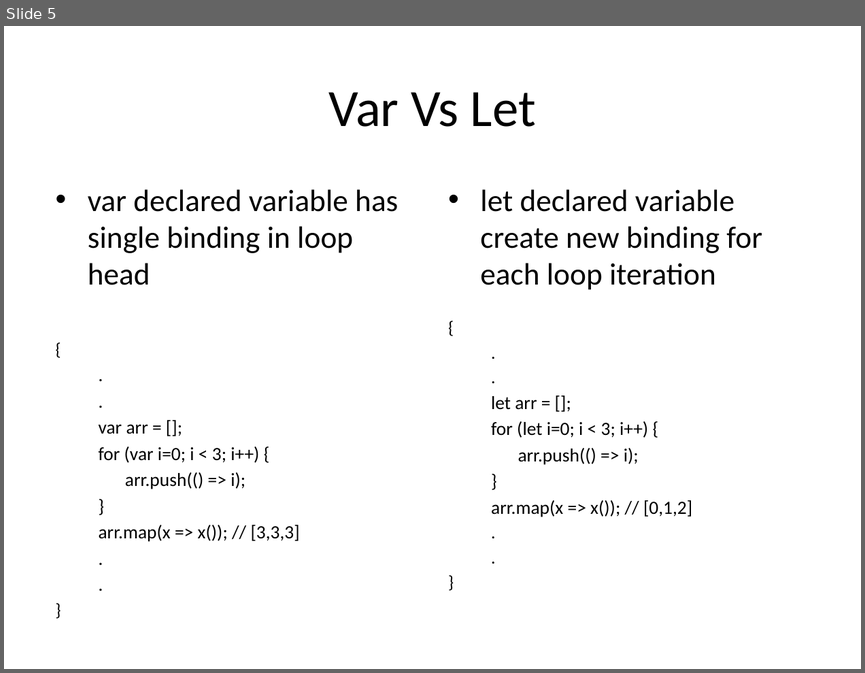
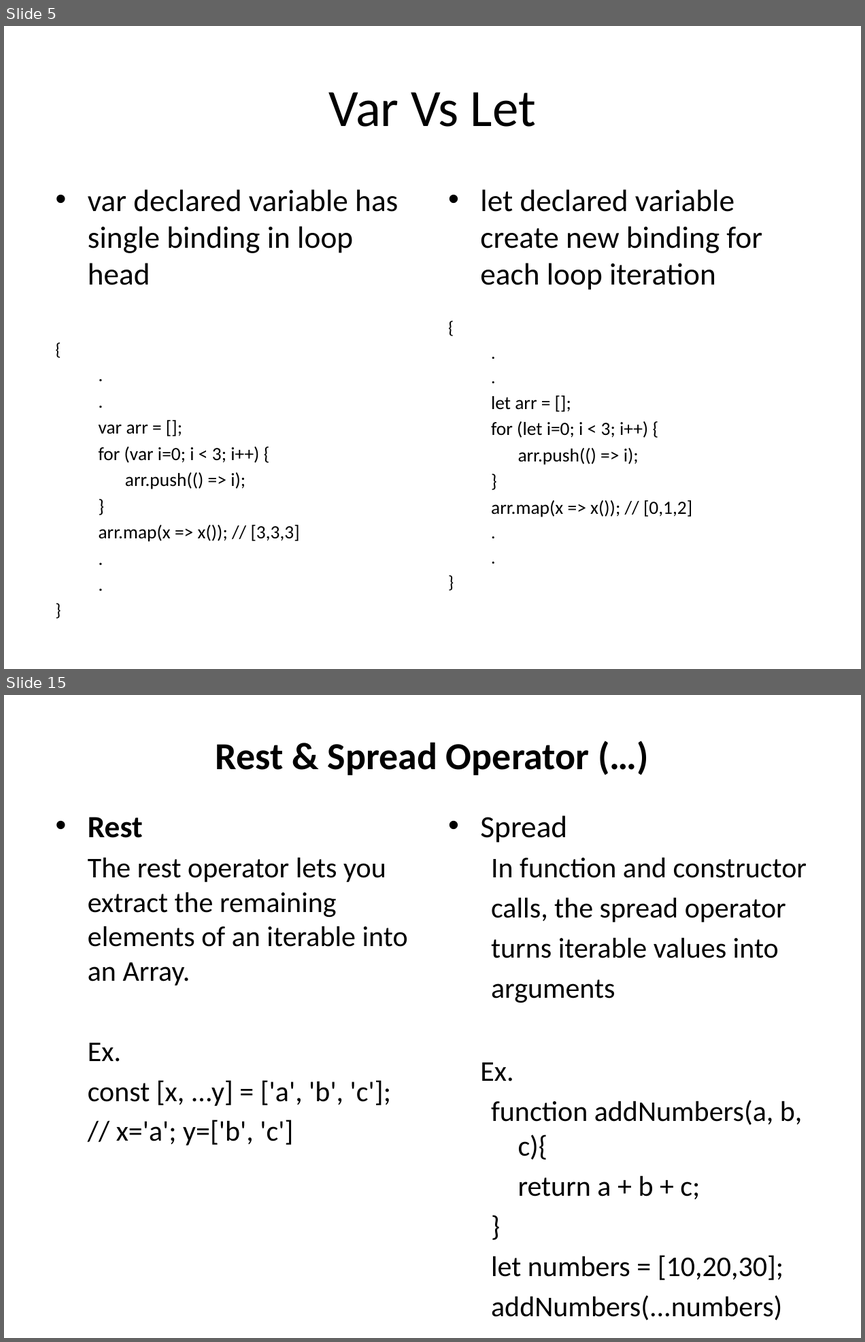
Before and after one commit to jaybidwai02/jsFrameworks, a slide deck: es6/ES6.pptx. Shown one above the other, each under a label of ours: slide 5 before the commit, slides 5 and 15 after it; the slides between them are not shown. The pictures are 865x673 and 865x1342 pixels, drawn with LibreOffice and Linux fonts; fonts in the diff are those of the drawing. Boxes give left, top, right and bottom in pixels: in the first picture for what was removed or moved away, otherwise in the second. Text is boxed around its words. In the diff, an @@ line names an element or a change of style, - is before the commit and + after.

```diff
--- a/es6/ES6.pptx
+++ b/es6/ES6.pptx
@@ slide 15 added at (4, 695, 861, 1338), background #FFFFFF @@
@@ title added at (215, 742, 589, 775), 32 pt, text #000000, bold @@
+Rest & Spread Operator (…)
@@ text added at (88, 817, 408, 1145), 24.1 pt, text #000000 @@
+• Rest
+The rest operator lets you extract the remaining elements of an iterable into an Array.
+Ex.
+const [x, ...y] = ['a', 'b', 'c'];
+// x='a'; y=['b', 'c']
@@ text added at (480, 815, 806, 1280), 24.1 pt, text #000000 @@
+• Spread
+  In function and constructor
+  calls, the spread operator
+  turns iterable values into
+  arguments
+Ex.
+  function addNumbers(a, b, c){
+  return a + b + c;
+  }
+  let numbers = [10,20,30];
+  addNumbers(...numbers)
```
Also in this commit, not shown: 12 other slides added, 1 other file.
